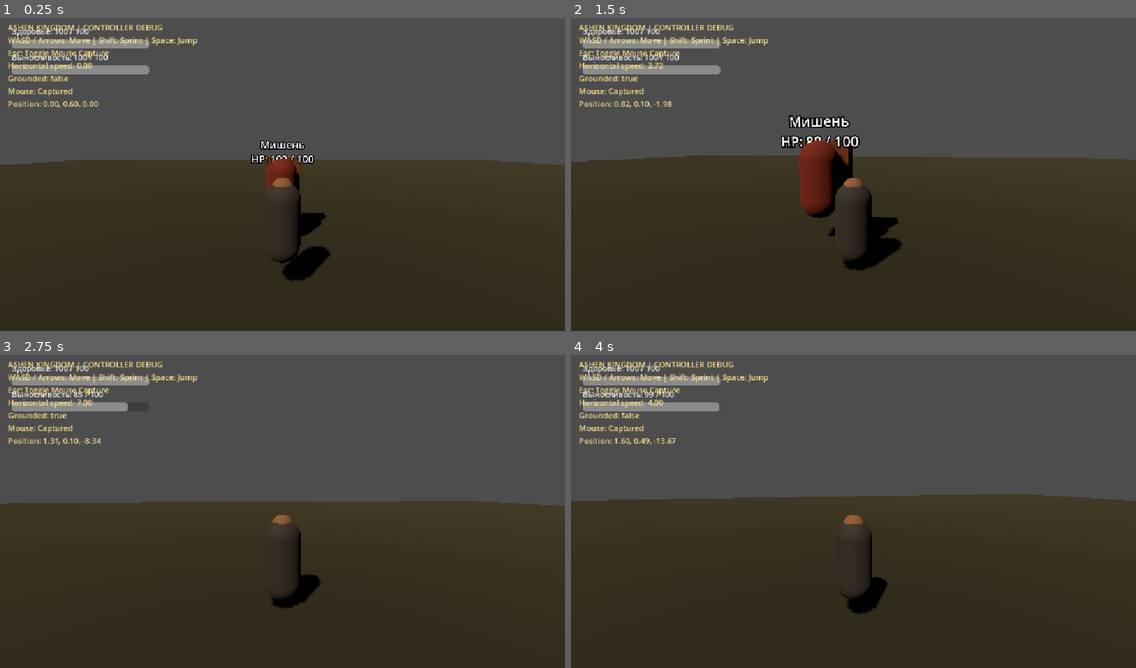
Above: before the commit, frames 1-4 (two rows, left to right).
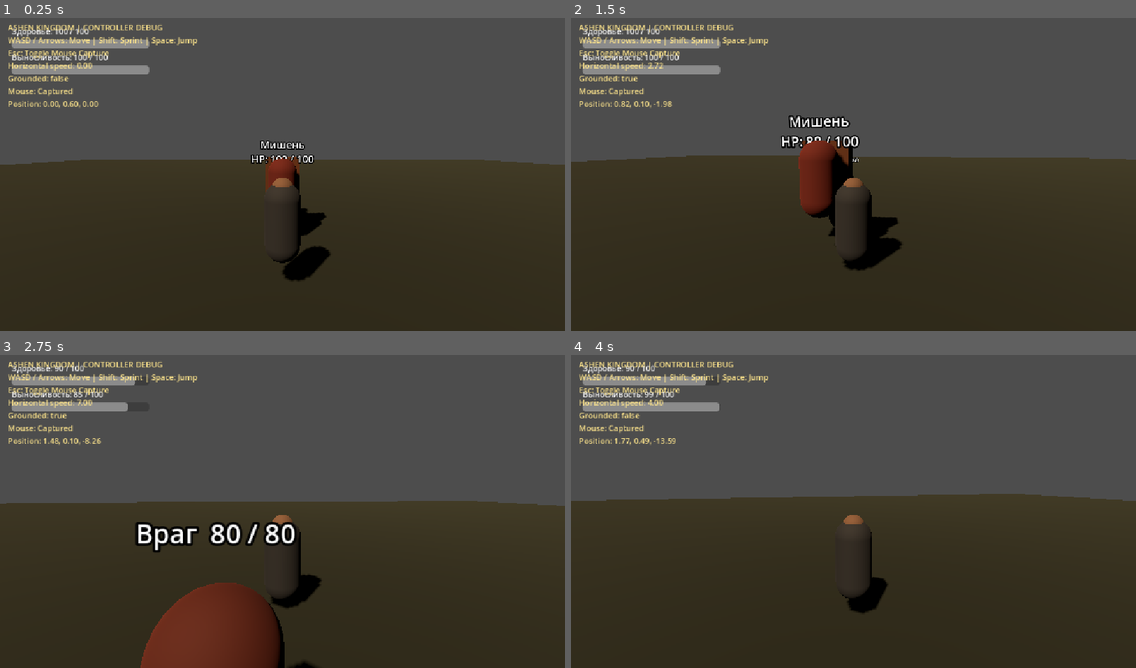
Above: after the commit, the same moments.

Repository: bobl5522/AshenKingdom
Game: Godot game, scene res://village.tscn
The game is run twice, just before and just after one commit, with the same random seed, the same clock (stepped at 60 frames per second) and the same inputs.
Inputs (mouse positions are in pixels of both pictures, inside the frame that each line leads up to):
- Up to frame 1 (0.25 s): no input
- Up to frame 2 (1.5 s): tap Enter at 0.5 s; move the mouse to (881, 171) at 0.52 s; hold Q 0.53-1.28 s; hold W (move_forward) from 0.53 s (still down); click (881, 171) at 0.67 s; tap Space (jump) at 0.77 s; move the mouse to (825, 174) at 1.27 s; tap E (interact) at 1.35 s
- Up to frame 3 (2.75 s): keep holding W (move_forward); tap Space (jump) at 1.52 s; tap Q at 1.55, 2.3 s; move the mouse to (293, 505) at 2.02 s; hold Shift (sprint) from 2.03 s (still down)
- Up to frame 4 (4 s): keep holding W (move_forward); move the mouse to (847, 514) at 2.77 s; release Shift (sprint) at 2.78 s; tap Q at 2.85 s; click (847, 514) at 2.92 s; tap Space (jump) at 3.02, 3.77 s; move the mouse to (893, 514) at 3.52 s; hold Q from 3.53 s (still down); tap R at 3.6 s

The runs differ from the first frame. In frame 1, less than 0.1% of the frame differs, in the area x 53-55%, y 60-63%; in frame 2, less than 0.1%; in frame 3, 6.7%, in the area x 1-99%, y 3-100%; in frame 4, 0.2%.

Commit message:
Сохранение проекта AshenKingdom 2026-10-25 22:07

Diff:
--- a/combat_controller.gd
+++ b/combat_controller.gd
@@ -144,9 +144,7 @@
 
 
 func is_blocking() -> bool:
-    return _blocking
-
+    return Input.is_key_pressed(KEY_Q)
 
 func get_incoming_damage_multiplier() -> float:
-    # Подготовка к подключению вражеских атак на следующем этапе.
-    return 0.35 if _blocking else 1.0
+    return 0.35 if is_blocking() else 1.0
--- /dev/null
+++ b/enemy_ai.gd
@@ -0,0 +1,334 @@
+extends CharacterBody3D
+
+signal health_changed(current_health: float, maximum_health: float)
+signal enemy_defeated
+
+enum State { IDLE, CHASE, WINDUP, DEAD }
+
+@export_category("Характеристики")
+@export var max_health: float = 80.0
+@export var move_speed: float = 2.8
+@export var detection_range: float = 12.0
+@export var attack_range: float = 1.65
+@export var attack_damage: float = 10.0
+@export var attack_cooldown: float = 1.4
+@export var attack_windup: float = 0.45
+@export var gravity_strength: float = 18.0
+@export var stopping_distance: float = 1.25
+@export var despawn_delay: float = 2.5
+
+var health: float = 80.0
+var state: State = State.IDLE
+var attack_timer: float = 0.0
+var windup_timer: float = 0.0
+var player: Node3D
+var player_stats: Node
+var combat_controller: Node
+var body_mesh: MeshInstance3D
+var health_label: Label3D
+var original_material: StandardMaterial3D
+
+
+func _ready() -> void:
+    add_to_group("enemy")
+    max_health = maxf(1.0, max_health)
+    health = max_health
+    _ensure_visuals()
+    _refresh_health_label()
+    _acquire_player()
+    health_changed.emit(health, max_health)
+    print("[enemy] ИИ готов. HP %.0f/%.0f" % [health, max_health])
+
+
+func _physics_process(delta: float) -> void:
+    if state == State.DEAD:
+        return
+
+    attack_timer = maxf(0.0, attack_timer - delta)
+
+    if not is_instance_valid(player):
+        _acquire_player()
+
+    if not is_instance_valid(player):
+        state = State.IDLE
+        _stop_movement(delta)
+        return
+
+    if _is_player_dead():
+        state = State.IDLE
+        _stop_movement(delta)
+        return
+
+    var distance := global_position.distance_to(player.global_position)
+
+    if state == State.WINDUP:
+        _process_windup(delta, distance)
+        return
+
+    if distance > detection_range:
+        state = State.IDLE
+        _stop_movement(delta)
+        return
+
+    if distance <= attack_range and attack_timer <= 0.0:
+        state = State.WINDUP
+        windup_timer = maxf(0.05, attack_windup)
+        _stop_movement(delta)
+        _face_player()
+        _set_windup_visual(true)
+        return
+
+    if distance > stopping_distance:
+        state = State.CHASE
+        _move_toward_player(delta)
+    else:
+        state = State.IDLE
+        _stop_movement(delta)
+        _face_player()
+
+
+func _process_windup(delta: float, distance: float) -> void:
+    _stop_movement(delta)
+    _face_player()
+    windup_timer -= delta
+
+    if windup_timer > 0.0:
+        return
+
+    _set_windup_visual(false)
+
+    if distance <= attack_range * 1.2 and not _is_player_dead():
+        _attack_player()
+
+    attack_timer = maxf(0.1, attack_cooldown)
+    state = State.IDLE
+
+
+func _move_toward_player(delta: float) -> void:
+    var direction := player.global_position - global_position
+    direction.y = 0.0
+
+    if direction.length_squared() > 0.001:
+        direction = direction.normalized()
+        velocity.x = direction.x * move_speed
+        velocity.z = direction.z * move_speed
+        _face_direction(direction)
+    else:
+        velocity.x = move_toward(velocity.x, 0.0, move_speed * 4.0 * delta)
+        velocity.z = move_toward(velocity.z, 0.0, move_speed * 4.0 * delta)
+
+    _apply_gravity(delta)
+    move_and_slide()
+
+
+func _stop_movement(delta: float) -> void:
+    velocity.x = move_toward(velocity.x, 0.0, move_speed * 5.0 * delta)
+    velocity.z = move_toward(velocity.z, 0.0, move_speed * 5.0 * delta)
+    _apply_gravity(delta)
+    move_and_slide()
+
+
+func _apply_gravity(delta: float) -> void:
+    if not is_on_floor():
+        velocity.y -= gravity_strength * delta
+    elif velocity.y < 0.0:
+        velocity.y = 0.0
+
+
+func _face_player() -> void:
+    if not is_instance_valid(player):
+        return
+
+    var direction := player.global_position - global_position
+    direction.y = 0.0
+    if direction.length_squared() > 0.001:
+        _face_direction(direction.normalized())
+
+
+func _face_direction(direction: Vector3) -> void:
+    if direction.length_squared() > 0.001:
+        look_at(global_position + direction, Vector3.UP)
+
+
+func _attack_player() -> void:
+    _resolve_player_components()
+
+    if not is_instance_valid(player_stats):
+        push_warning("Enemy AI: узел PlayerStats не найден.")
+        return
+
+    if _is_player_dead():
+        return
+
+    var multiplier := 1.0
+    if is_instance_valid(combat_controller):
+        if combat_controller.has_method("get_incoming_damage_multiplier"):
+            multiplier = float(
+                combat_controller.call("get_incoming_damage_multiplier")
+            )
+
+    multiplier = clampf(multiplier, 0.0, 1.0)
+    var final_damage := maxf(0.0, attack_damage) * multiplier
+
+    if final_damage > 0.0 and player_stats.has_method("apply_damage"):
+        player_stats.call("apply_damage", final_damage)
+        print("[enemy] Урон игроку: %.1f (множитель %.2f)." % [
+            final_damage, multiplier
+        ])
+    elif not player_stats.has_method("apply_damage"):
+        push_warning("Enemy AI: PlayerStats не содержит apply_damage().")
+
+
+func take_damage(amount: float) -> void:
+    if state == State.DEAD or amount <= 0.0:
+        return
+
+    health = maxf(0.0, health - amount)
+    health_changed.emit(health, max_health)
+    _refresh_health_label()
+    _flash_damage()
+    print("[enemy] HP %.1f/%.1f" % [health, max_health])
+
+    if health <= 0.0:
+        _die()
+
+
+func apply_damage(amount: float) -> void:
+    take_damage(amount)
+
+
+func _die() -> void:
+    if state == State.DEAD:
+        return
+
+    state = State.DEAD
+    velocity = Vector3.ZERO
+    _set_windup_visual(false)
+    collision_layer = 0
+    collision_mask = 0
+
+    var shape := get_node_or_null("CollisionShape3D")
+    if shape is CollisionShape3D:
+        shape.set_deferred("disabled", true)
+
+    if is_instance_valid(original_material):
+        original_material.albedo_color = Color(0.12, 0.10, 0.10, 1.0)
+
+    if is_instance_valid(health_label):
+        health_label.text = "Повержен"
+
+    enemy_defeated.emit()
+    print("[enemy] Противник побеждён.")
+    _remove_after_delay()
+
+
+func _remove_after_delay() -> void:
+    await get_tree().create_timer(maxf(0.1, despawn_delay)).timeout
+    if is_inside_tree():
+        queue_free()
+
+
+func _is_player_dead() -> bool:
+    if not is_instance_valid(player_stats):
+        return false
+    return bool(player_stats.get("dead"))
+
+
+func _acquire_player() -> void:
+    player = get_tree().get_first_node_in_group("player") as Node3D
+    _resolve_player_components()
+
+
+func _resolve_player_components() -> void:
+    player_stats = null
+    combat_controller = null
+
+    if not is_instance_valid(player):
+        return
+
+    player_stats = _find_descendant(player, "PlayerStats")
+    combat_controller = _find_descendant(player, "CombatController")
+
+
+func _find_descendant(root: Node, target_name: String) -> Node:
+    if root.name == target_name:
+        return root
+
+    for child in root.get_children():
+        var result := _find_descendant(child, target_name)
+        if is_instance_valid(result):
+            return result
+
+    return null
+
+
+func _ensure_visuals() -> void:
+    var shape := get_node_or_null("CollisionShape3D")
+    if not shape:
+        shape = CollisionShape3D.new()
+        shape.name = "CollisionShape3D"
+        var capsule := CapsuleShape3D.new()
+        capsule.radius = 0.42
+        capsule.height = 1.8
+        shape.shape = capsule
+        shape.position.y = 0.9
+        add_child(shape)
+
+    body_mesh = get_node_or_null("BodyMesh") as MeshInstance3D
+    if not is_instance_valid(body_mesh):
+        body_mesh = MeshInstance3D.new()
+        body_mesh.name = "BodyMesh"
+        var capsule_mesh := CapsuleMesh.new()
+        capsule_mesh.radius = 0.42
+        capsule_mesh.height = 1.8
+        body_mesh.mesh = capsule_mesh
+        body_mesh.position.y = 0.9
+        add_child(body_mesh)
+
+    original_material = StandardMaterial3D.new()
+    original_material.albedo_color = Color(0.38, 0.16, 0.12, 1.0)
+    original_material.roughness = 0.85
+    body_mesh.material_override = original_material
+
+    health_label = get_node_or_null("HealthLabel") as Label3D
+    if not is_instance_valid(health_label):
+        health_label = Label3D.new()
+        health_label.name = "HealthLabel"
+        health_label.position = Vector3(0.0, 2.15, 0.0)
+        health_label.billboard = BaseMaterial3D.BILLBOARD_ENABLED
+        health_label.font_size = 32
+        health_label.pixel_size = 0.005
+        add_child(health_label)
+
+
+func _refresh_health_label() -> void:
+    if is_instance_valid(health_label):
+        health_label.text = "Враг  %.0f / %.0f" % [health, max_health]
+
+
+func _set_windup_visual(enabled: bool) -> void:
+    if not is_instance_valid(original_material):
+        return
+
+    if enabled:
+        original_material.albedo_color = Color(0.85, 0.32, 0.08, 1.0)
+    elif state != State.DEAD:
+        original_material.albedo_color = Color(0.38, 0.16, 0.12, 1.0)
+
+
+func _flash_damage() -> void:
+    if not is_instance_valid(original_material) or state == State.DEAD:
+        return
+
+    original_material.albedo_color = Color(1.0, 0.75, 0.65, 1.0)
+    _restore_material_color()
+
+
+func _restore_material_color() -> void:
+    await get_tree().create_timer(0.12).timeout
+    if not is_instance_valid(original_material) or state == State.DEAD:
+        return
+    if state == State.WINDUP:
+        original_material.albedo_color = Color(0.85, 0.32, 0.08, 1.0)
+    else:
+        original_material.albedo_color = Color(0.38, 0.16, 0.12, 1.0)
--- a/player.gd
+++ b/player.gd
@@ -20,6 +20,7 @@
 
 
 func _ready() -> void:
+    add_to_group("player")
     name = "Player"
     _create_collision()
     _create_visuals()
@@ -30,6 +31,7 @@
     _create_interaction_test_object()
     _create_combat_controller()
     _create_combat_test_target()
+    _create_enemy_ai_test_target()
     Input.mouse_mode = Input.MOUSE_MODE_CAPTURED
 
 
@@ -331,3 +333,33 @@
     target.position = scene_root.to_local(spawn_global)
 
     scene_root.call_deferred("add_child", target)
+
+
+func _create_enemy_ai_test_target() -> void:
+    if get_tree().get_first_node_in_group("enemy_ai") != null:
+        return
+
+    call_deferred("_spawn_enemy_ai_test_target")
+
+
+func _spawn_enemy_ai_test_target() -> void:
+    if not is_inside_tree():
+        return
+
+    if get_tree().get_first_node_in_group("enemy_ai") != null:
+        return
+
+    var scene_root: Node = get_tree().current_scene
+    if scene_root == null:
+        push_warning("Enemy AI: scene root not found.")
+        return
+
+    var enemy := CharacterBody3D.new()
+    enemy.name = "EnemyAI"
+    enemy.set_script(preload("res://enemy_ai.gd"))
+
+    var forward := -global_transform.basis.z.normalized()
+    var spawn_global := global_position + forward * 5.0
+    enemy.position = scene_root.to_local(spawn_global)
+
+    scene_root.call_deferred("add_child", enemy)
Not shown, added: development_review.txt
Not shown, added: diagnostic_source_report.txt
Not shown, added: enemy_ai.gd.uid
Not shown, changed: ARCHITECTURE.md
Not shown, changed: ROADMAP.md
Not shown, added: enemy_ai.gd.failed-20261025_214618
Not shown, added: run_game.ps1
